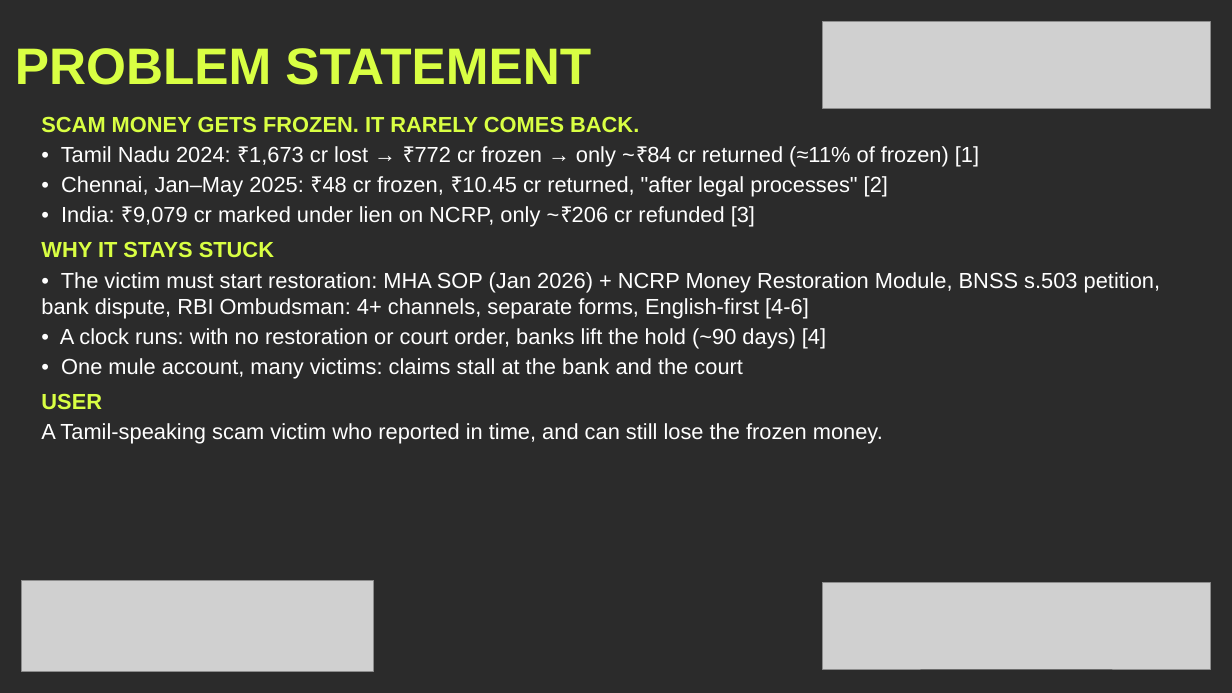
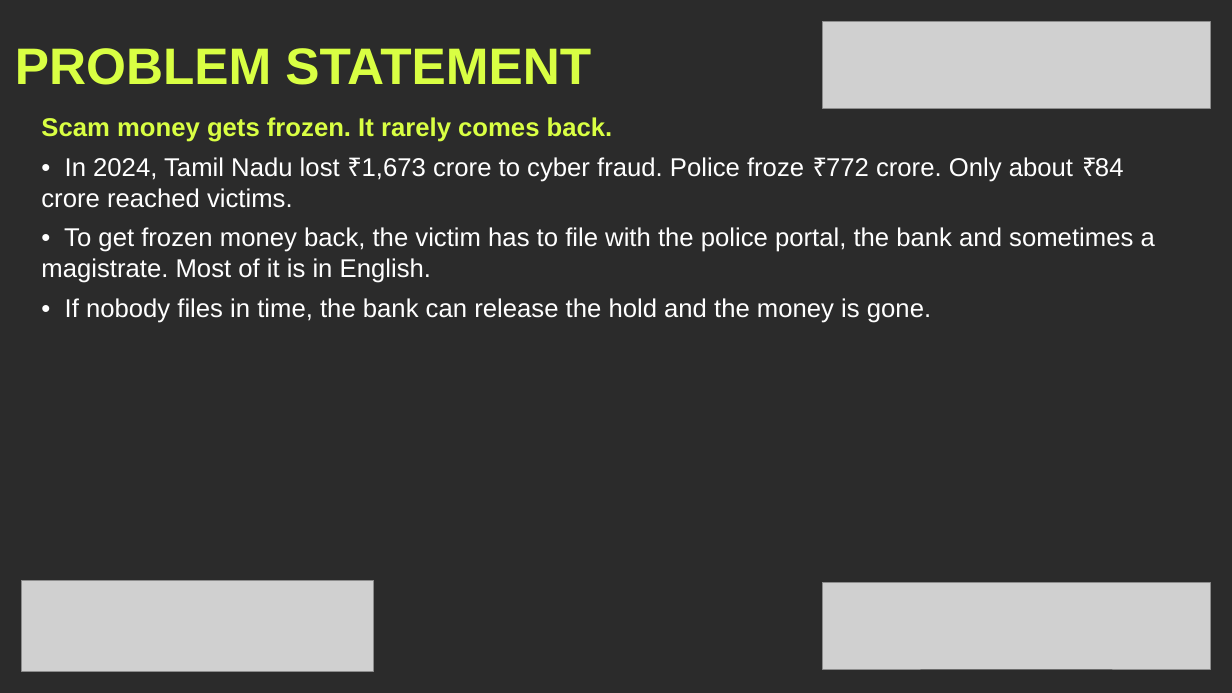
Before and after one commit to mahak867/Golden-Hour, a slide deck: slide 2 of deck/GoldenHour_KHacks4_Submission.pptx. Drawn at 1232x693 pixels with LibreOffice and Linux fonts; fonts in the diff are those of the drawing; grey boxes stand for pictures; background and template pictures are left out; a plain dark background stands for a picture behind light text. Boxes give left, top, right and bottom in pixels: in the first picture for what was removed or moved away, otherwise in the second. Text is boxed around its words. In the diff, an @@ line names an element or a change of style, - is before the commit and + after.

```diff
--- a/deck/GoldenHour_KHacks4_Submission.pptx
+++ b/deck/GoldenHour_KHacks4_Submission.pptx
@@ text at [41, 117, 1155, 323]: text changed; size 17 to 20 pt @@
-SCAM MONEY GETS FROZEN. IT RARELY COMES BACK.
-• Tamil Nadu 2024: ₹1,673 cr lost → ₹772 cr frozen → only ~₹84 cr returned (≈11% of frozen) [1]
-• Chennai, Jan–May 2025: ₹48 cr frozen, ₹10.45 cr returned, "after legal processes" [2]
-• India: ₹9,079 cr marked under lien on NCRP, only ~₹206 cr refunded [3]
-WHY IT STAYS STUCK
-• The victim must start restoration: MHA SOP (Jan 2026) + NCRP Money Restoration Module, BNSS s.503 petition, bank dispute, RBI Ombudsman: 4+ channels, separate forms, English-first [4-6]
-• A clock runs: with no restoration or court order, banks lift the hold (~90 days) [4]
-• One mule account, many victims: claims stall at the bank and the court
-USER
-A Tamil-speaking scam victim who reported in time, and can still lose the frozen money.
+Scam money gets frozen. It rarely comes back.
+• In 2024, Tamil Nadu lost ₹1,673 crore to cyber fraud. Police froze ₹772 crore. Only about ₹84 crore reached victims.
+• To get frozen money back, the victim has to file with the police portal, the bank and sometimes a magistrate. Most of it is in English.
+• If nobody files in time, the bank can release the hold and the money is gone.
```
Also in this commit, not shown: 5 other slides changed, 6 other files.
